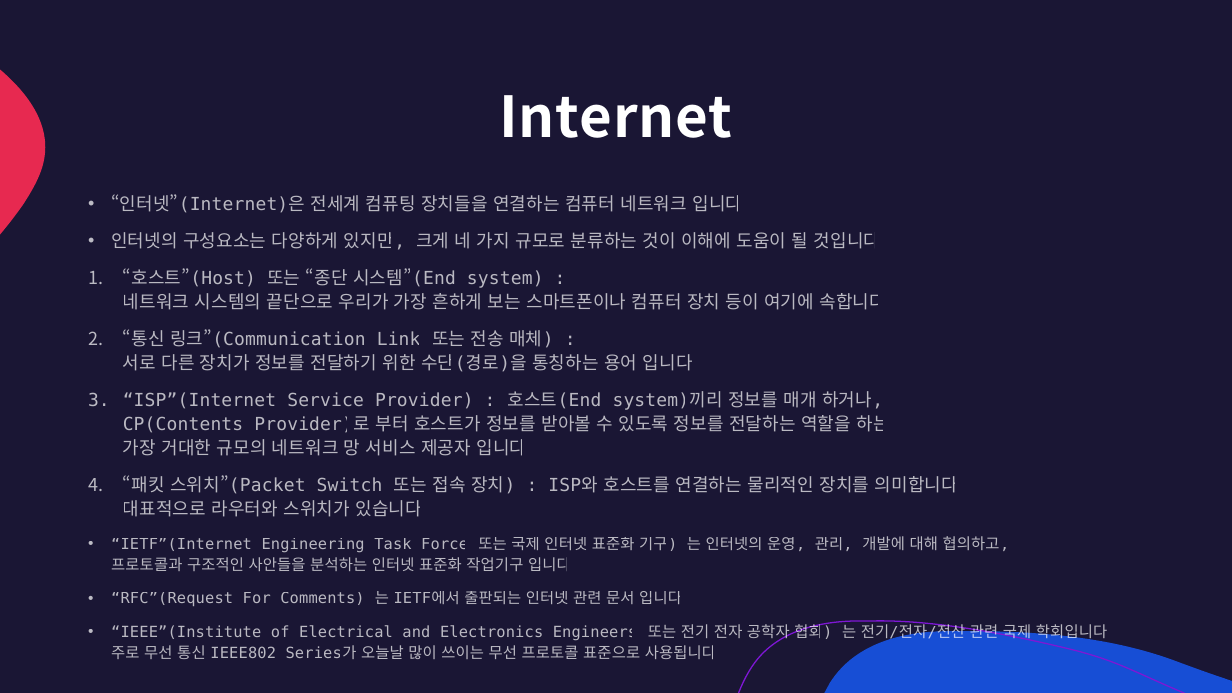
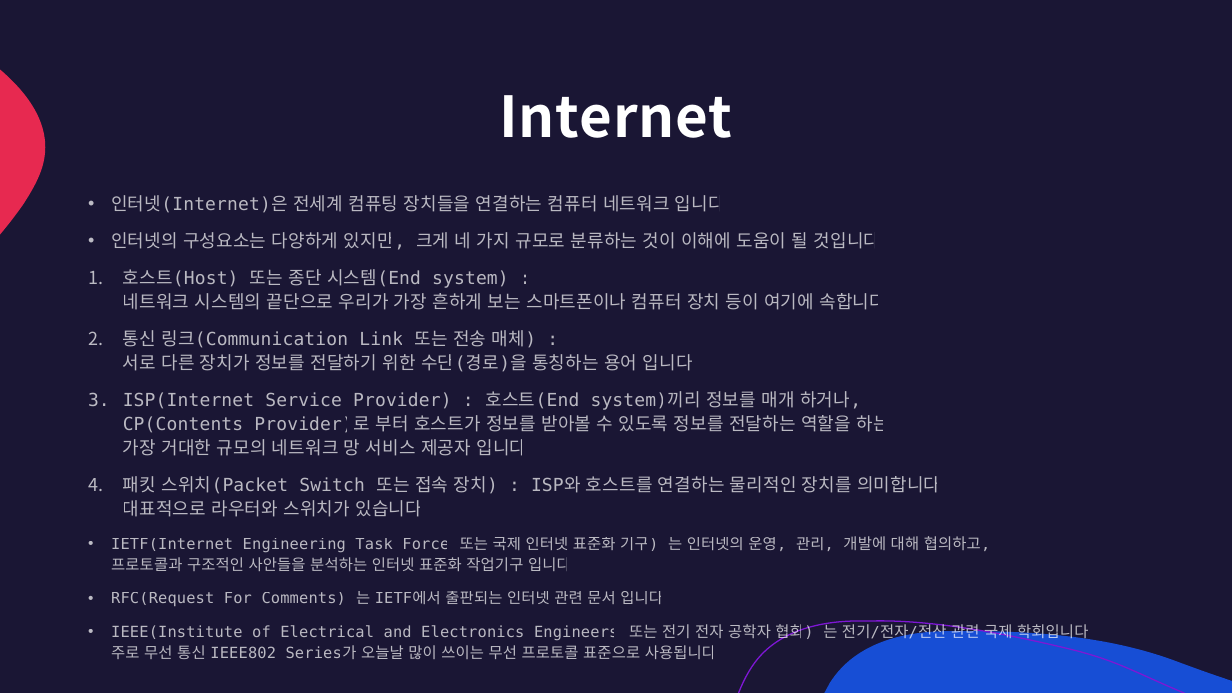
Before and after one commit to lumen4723/2024_network, a slide deck: slide 3 of 1.pptx. Drawn at 1232x693 pixels with LibreOffice and Linux fonts; fonts in the diff are those of the drawing. Boxes give left, top, right and bottom in pixels: in the first picture for what was removed or moved away, otherwise in the second. Text is boxed around its words. In the diff, an @@ line names an element or a change of style, - is before the commit and + after.

Commit message:
Update 1.pptx Complete

```diff
--- a/1.pptx
+++ b/1.pptx
@@ text at <box>111,195,725,213</box>: text changed @@
-• “인터넷”(Internet)은 전세계 컴퓨팅 장치들을 연결하는 컴퓨터 네트워크 입니다
+• 인터넷(Internet)은 전세계 컴퓨팅 장치들을 연결하는 컴퓨터 네트워크 입니다
@@ text at <box>111,269,1088,659</box>: text changed @@
-1. “호스트”(Host) 또는 “종단 시스템”(End system) :
-   네트워크 시스템의 끝단으로 우리가 가장 흔하게 보는 스마트폰이나 컴퓨터 장치 등이 여기에 속합니다
-2. “통신 링크”(Communication Link 또는 전송 매체) :
-   서로 다른 장치가 정보를 전달하기 위한 수단(경로)을 통칭하는 용어 입니다
-3. “ISP”(Internet Service Provider) : 호스트(End system)끼리 정보를 매개 하거나,
-   CP(Contents Provider)로 부터 호스트가 정보를 받아볼 수 있도록 정보를 전달하는 역할을 하는
-   가장 거대한 규모의 네트워크 망 서비스 제공자 입니다
-4. “패킷 스위치”(Packet Switch 또는 접속 장치) : ISP와 호스트를 연결하는 물리적인 장치를 의미합니다
-   대표적으로 라우터와 스위치가 있습니다
-• “IETF”(Internet Engineering Task Force 또는 국제 인터넷 표준화 기구) 는 인터넷의 운영, 관리, 개발에 대해 협의하고,
-  프로토콜과 구조적인 사안들을 분석하는 인터넷 표준화 작업기구 입니다
-• “RFC”(Request For Comments) 는 IETF에서 출판되는 인터넷 관련 문서 입니다
-• “IEEE”(Institute of Electrical and Electronics Engineers 또는 전기 전자 공학자 협회) 는 전기/전자/전산 관련 국제 학회입니다
-  주로 무선 통신 IEEE802 Series가 오늘날 많이 쓰이는 무선 프로토콜 표준으로 사용됩니다
+1. 호스트(Host) 또는 종단 시스템(End system) :
+   네트워크 시스템의 끝단으로 우리가 가장 흔하게 보는 스마트폰이나 컴퓨터 장치 등이 여기에 속합니다
+2. 통신 링크(Communication Link 또는 전송 매체) :
+   서로 다른 장치가 정보를 전달하기 위한 수단(경로)을 통칭하는 용어 입니다
+3. ISP(Internet Service Provider) : 호스트(End system)끼리 정보를 매개 하거나,
+   CP(Contents Provider)로 부터 호스트가 정보를 받아볼 수 있도록 정보를 전달하는 역할을 하는
+   가장 거대한 규모의 네트워크 망 서비스 제공자 입니다
+4. 패킷 스위치(Packet Switch 또는 접속 장치) : ISP와 호스트를 연결하는 물리적인 장치를 의미합니다
+   대표적으로 라우터와 스위치가 있습니다
+• IETF(Internet Engineering Task Force 또는 국제 인터넷 표준화 기구) 는 인터넷의 운영, 관리, 개발에 대해 협의하고,
+  프로토콜과 구조적인 사안들을 분석하는 인터넷 표준화 작업기구 입니다
+• RFC(Request For Comments) 는 IETF에서 출판되는 인터넷 관련 문서 입니다
+• IEEE(Institute of Electrical and Electronics Engineers 또는 전기 전자 공학자 협회) 는 전기/전자/전산 관련 국제 학회입니다
+  주로 무선 통신 IEEE802 Series가 오늘날 많이 쓰이는 무선 프로토콜 표준으로 사용됩니다
```
Also in this commit, not shown: 6 other slides changed, 2 slides added, 2 slides removed.
